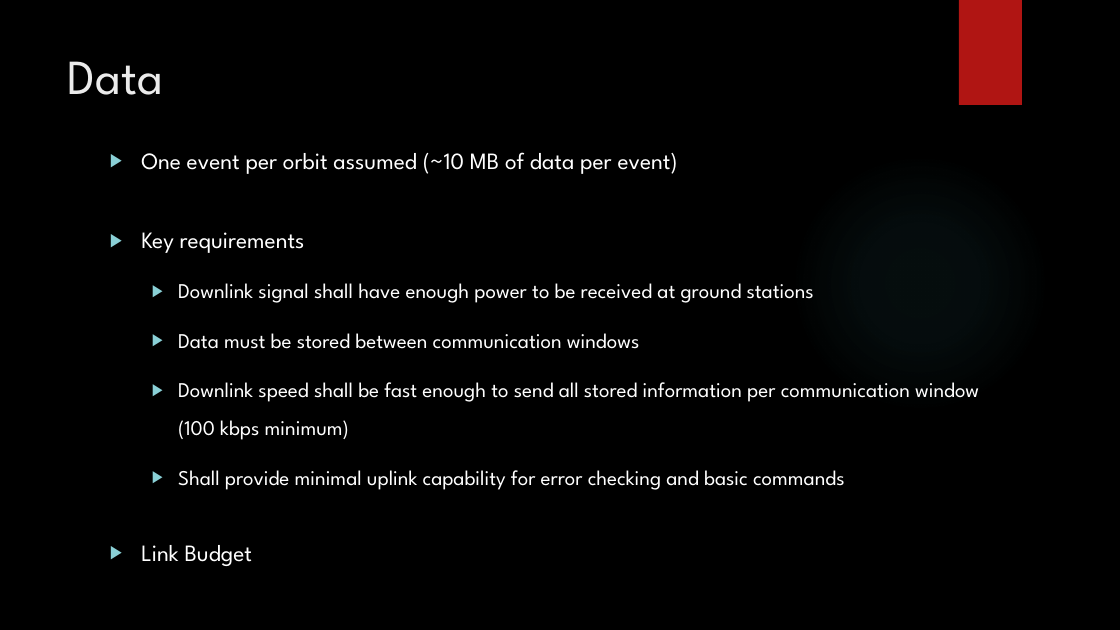
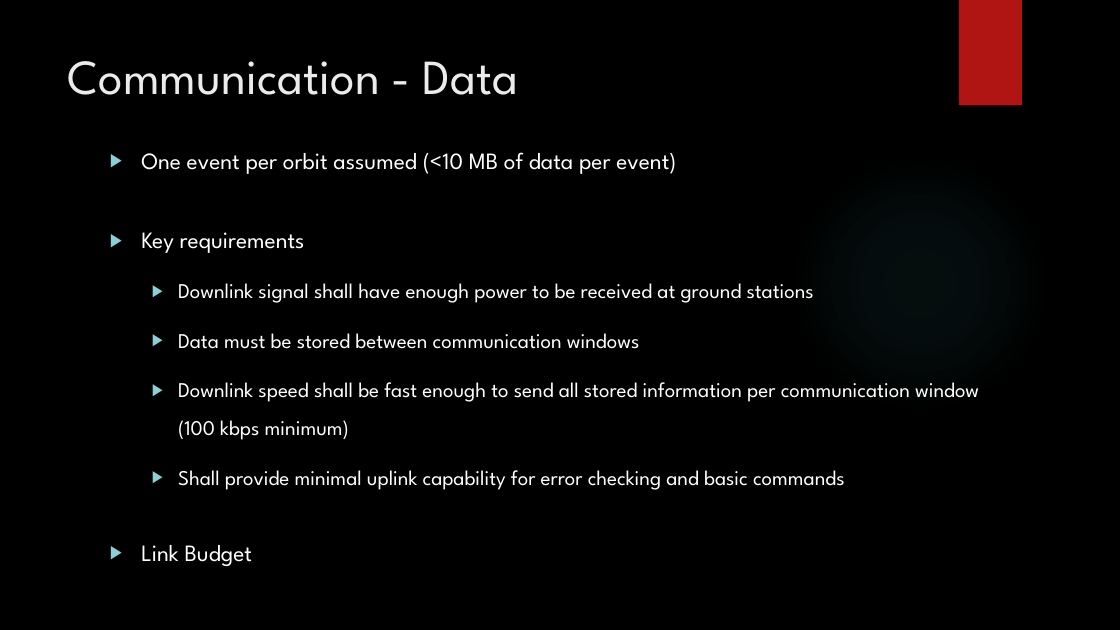
Before and after one commit to HASP-UMN/CubeSat, a slide deck: slide 19 of Presentations/PDR_Presentation.pptx (slide 18 before the commit). Drawn at 1120x630 pixels with LibreOffice and Linux fonts; fonts in the diff are those of the drawing; background and template pictures are left out. Boxes give left, top, right and bottom in pixels: in the first picture for what was removed or moved away, otherwise in the second. Text is boxed around its words. In the diff, an @@ line names an element or a change of style, - is before the commit and + after.

```diff
--- a/Presentations/PDR_Presentation.pptx
+++ b/Presentations/PDR_Presentation.pptx
@@ title at (x1=68, y1=61, x2=518, y2=95): text changed @@
-Data
+Communication - Data
@@ text at (x1=141, y1=152, x2=676, y2=174): text changed @@
-▶ One event per orbit assumed (~10 MB of data per event)
+▶ One event per orbit assumed (<10 MB of data per event)
```
Also in this commit, not shown: 13 other slides changed, 3 slides added, 1 slide removed, 1 other file.
